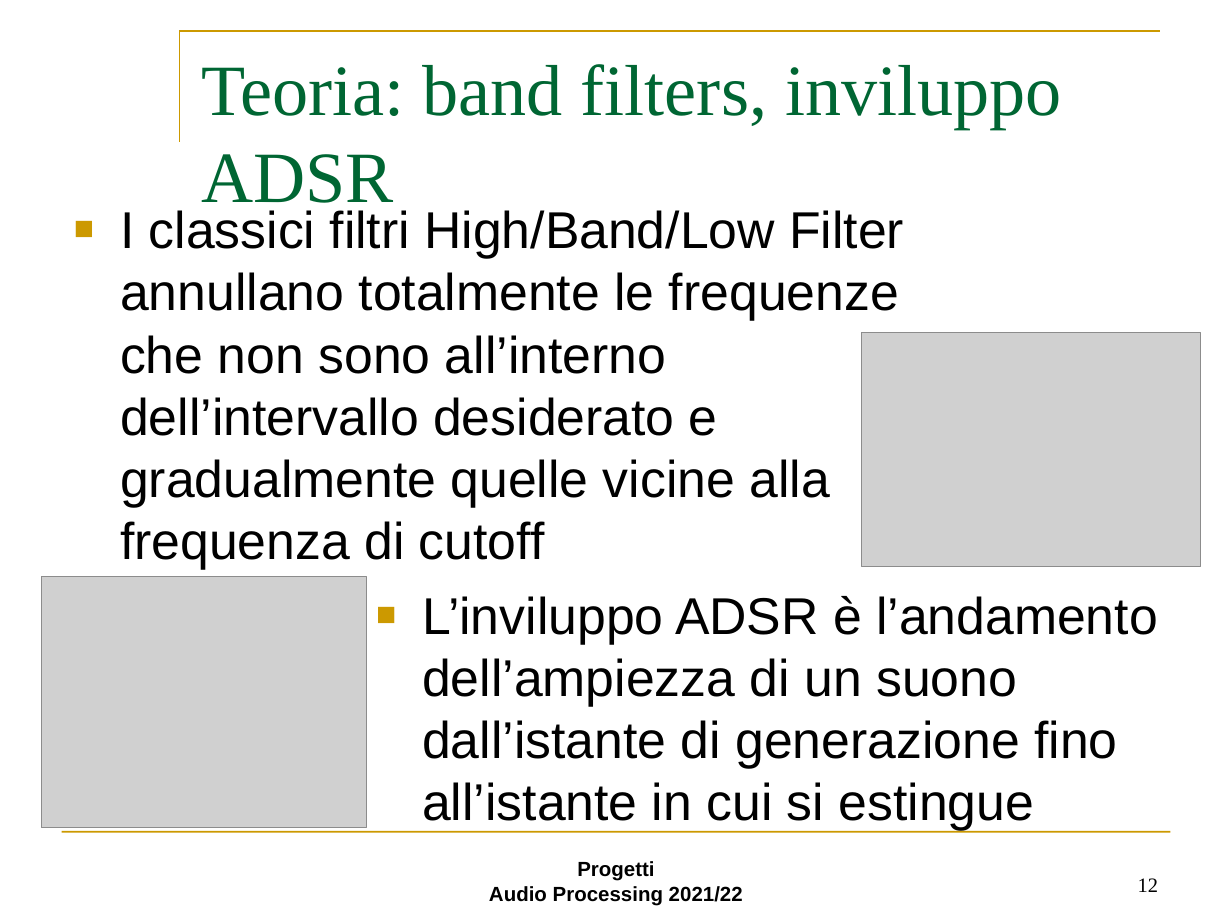
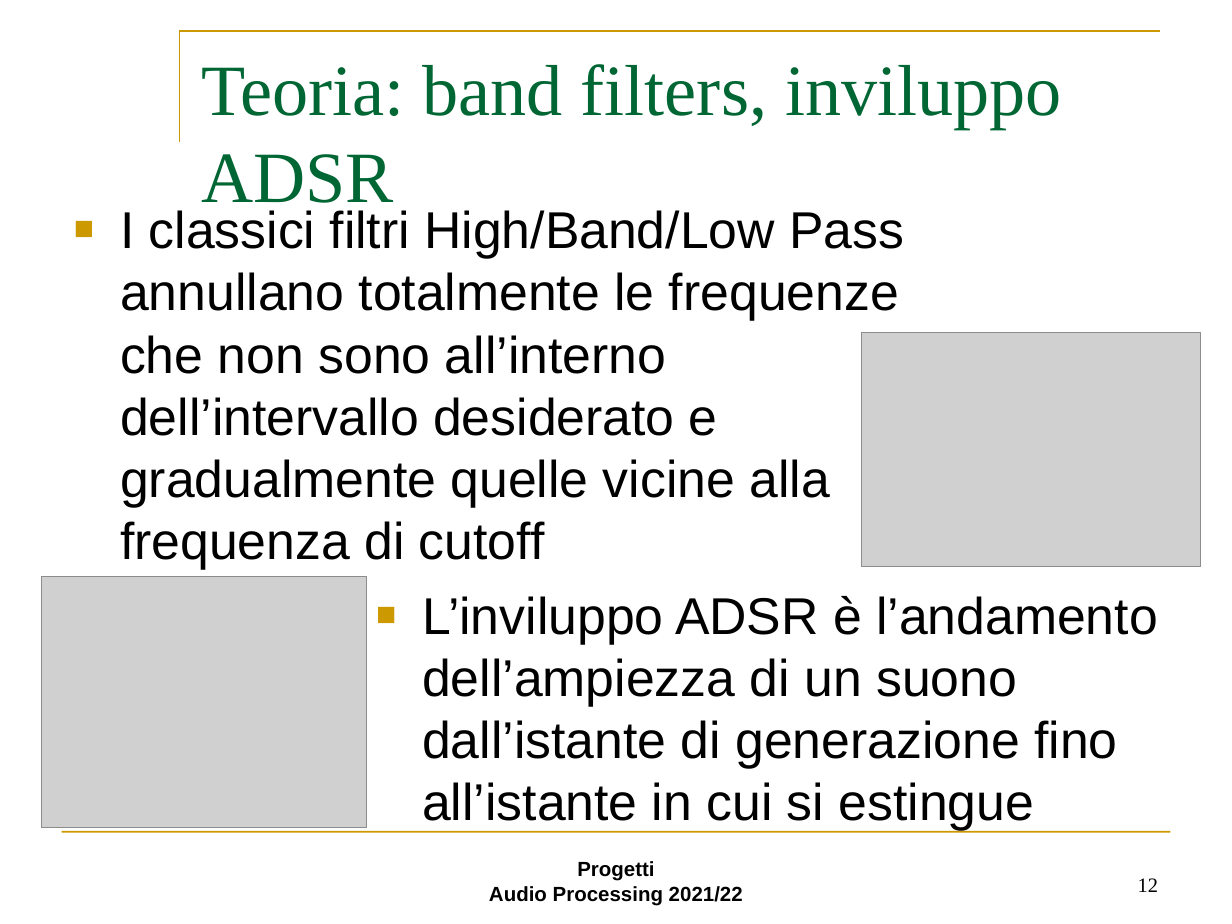
Before and after one commit to Gallo00/Progetto-AUDIO, a slide deck: slide 12 of step3.ppt. Drawn at 1232x924 pixels with LibreOffice and Linux fonts; fonts in the diff are those of the drawing; grey boxes stand for pictures; background and template pictures are left out. Boxes give left, top, right and bottom in pixels: in the first picture for what was removed or moved away, otherwise in the second. Text is boxed around its words. In the diff, an @@ line names an element or a change of style, - is before the commit and + after.

```diff
--- a/step3.ppt
+++ b/step3.ppt
@@ text at box(120, 210, 904, 569): text changed @@
-■ I classici filtri High/Band/Low Filter annullano totalmente le frequenze che non sono all’interno dell’intervallo desiderato e gradualmente quelle vicine alla frequenza di cutoff
+■ I classici filtri High/Band/Low Pass annullano totalmente le frequenze che non sono all’interno dell’intervallo desiderato e gradualmente quelle vicine alla frequenza di cutoff
```
Also in this commit, not shown: 3 other slides changed, 1 other file.
